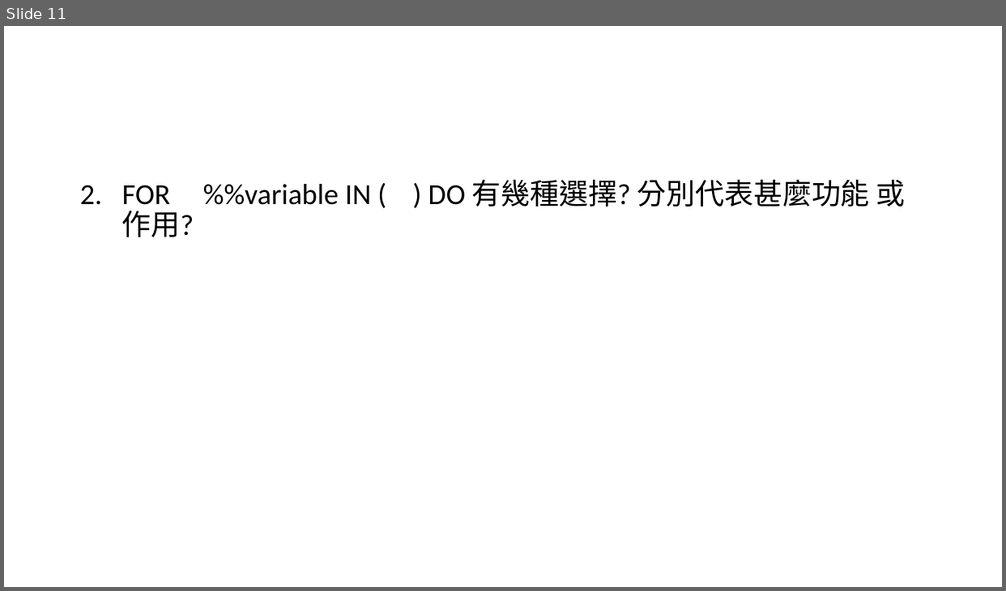
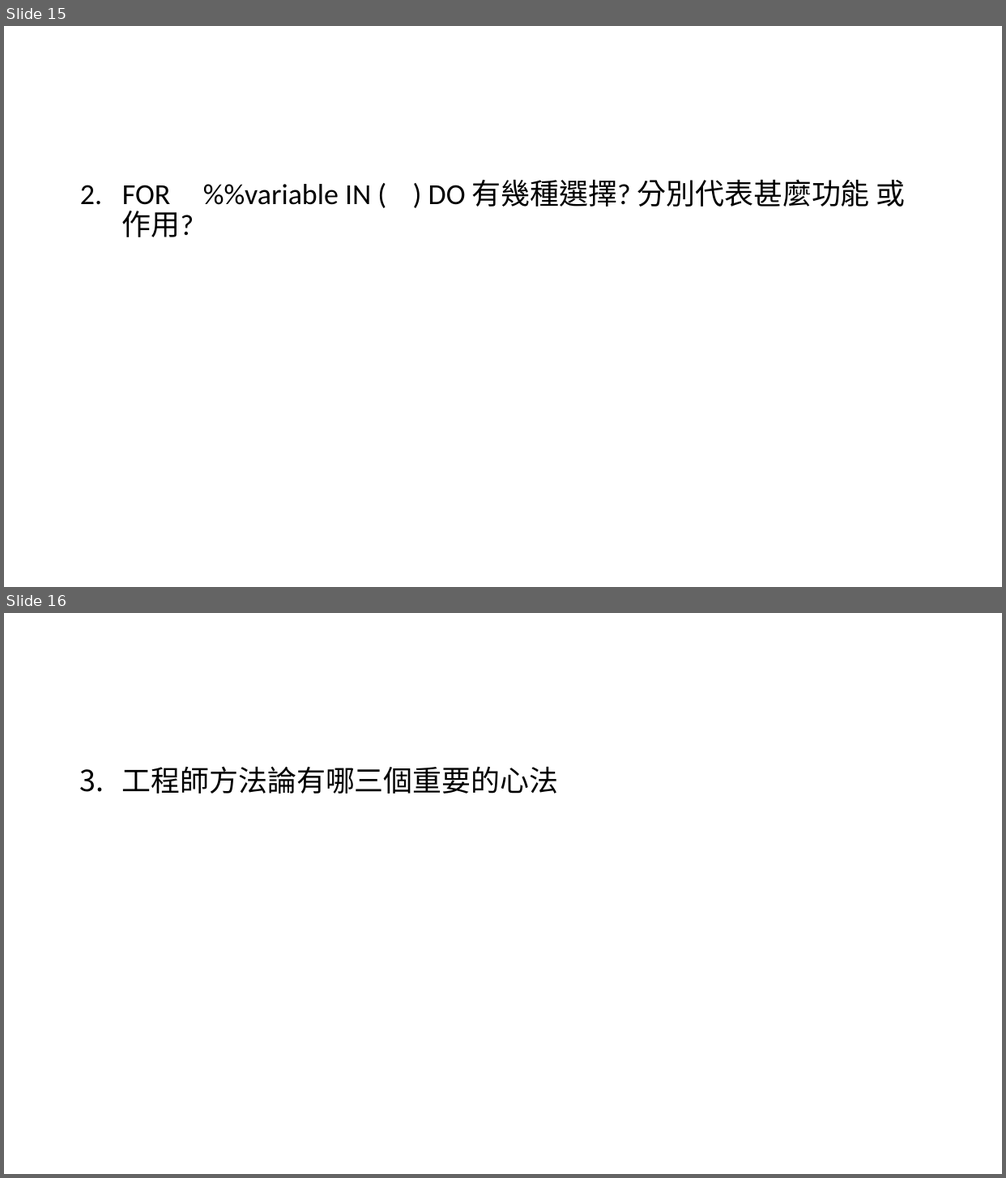
Before and after one commit to bentonglove/DosBatch, a slide deck: Dos Batch Script_Training_2022_Jul.pptx. Shown one above the other, each under a label of ours: slide 11 before the commit, slides 15 and 16 after it. The pictures are 1006x591 and 1006x1178 pixels, drawn with LibreOffice and Linux fonts; fonts in the diff are those of the drawing. Boxes give left, top, right and bottom in pixels: in the first picture for what was removed or moved away, otherwise in the second. Text is boxed around its words. In the diff, an @@ line names an element or a change of style, - is before the commit and + after.

```diff
--- a/Dos Batch Script_Training_2022_Jul.pptx
+++ b/Dos Batch Script_Training_2022_Jul.pptx
@@ slide 16 added at bbox=[4, 613, 1002, 1174], background #FFFFFF @@
@@ text added at bbox=[122, 766, 558, 794], 28 pt, text #000000 @@
+3. 工程師方法論有哪三個重要的心法
@@ what was slide 11 is now slide 15 @@
```
Also in this commit, not shown: 1 slide changed, 8 other slides added, 3 slides removed, 3 other files.
